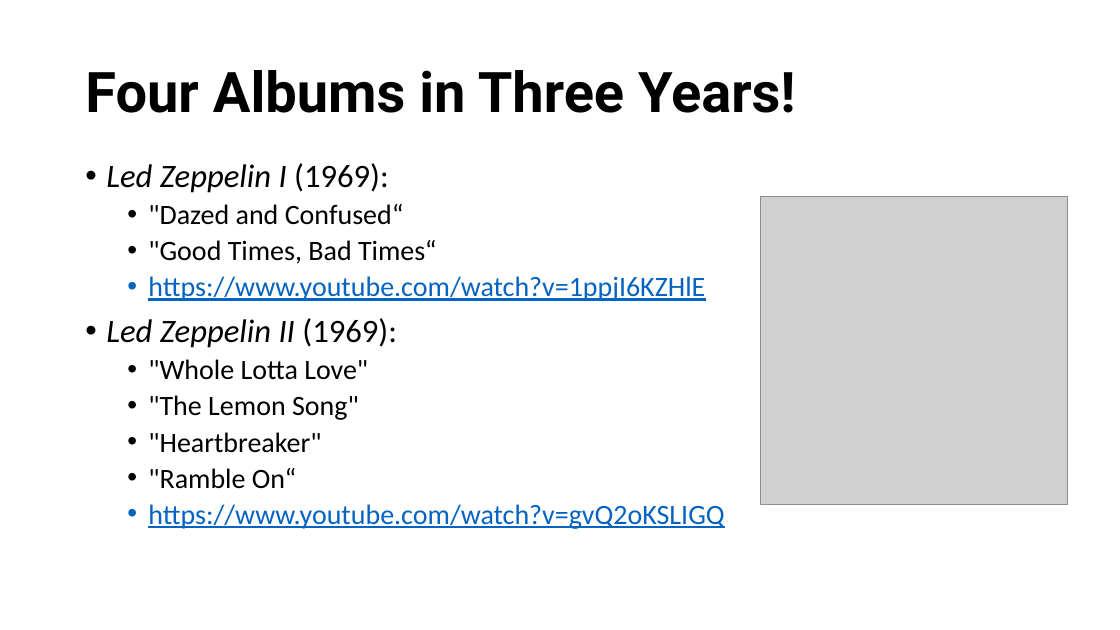
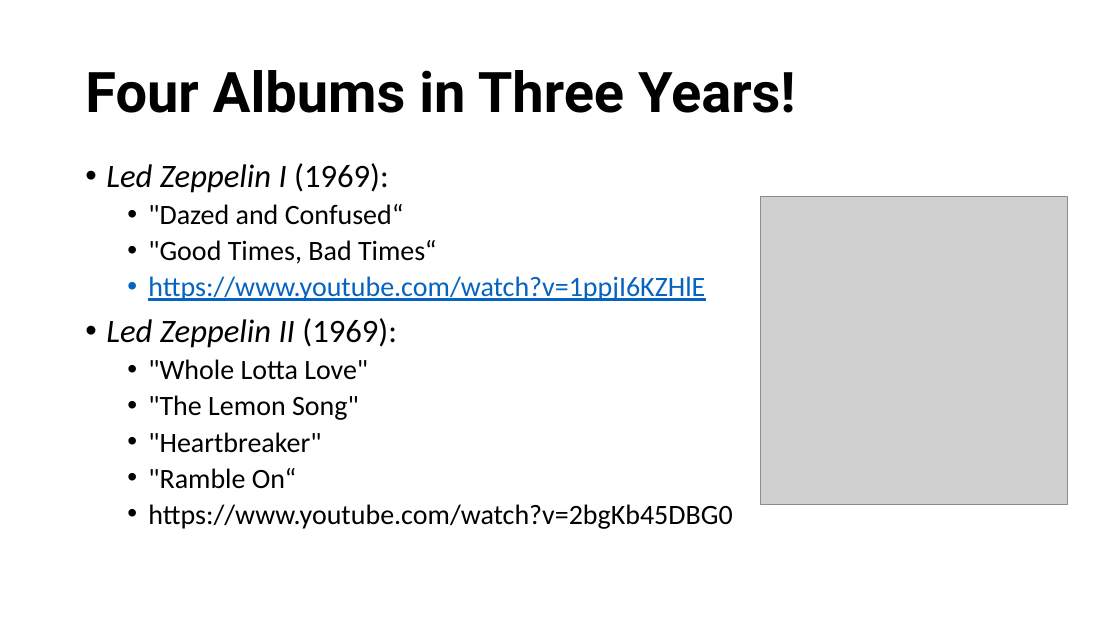
Before and after one commit to mrbaker1917/website, a slide deck: slide 3 of HSTR121/ppts/LedZep.pptx. Drawn at 1120x630 pixels with LibreOffice and Linux fonts; fonts in the diff are those of the drawing; grey boxes stand for pictures; background and template pictures are left out. Boxes give left, top, right and bottom in pixels: in the first picture for what was removed or moved away, otherwise in the second. Text is boxed around its words. In the diff, an @@ line names an element or a change of style, - is before the commit and + after.

```diff
--- a/HSTR121/ppts/LedZep.pptx
+++ b/HSTR121/ppts/LedZep.pptx
@@ text at [148, 504, 732, 529]: text changed; text colour #0563C1 to #000000 @@
-  • https://www.youtube.com/watch?v=gvQ2oKSLIGQ
+  • https://www.youtube.com/watch?v=2bgKb45DBG0
```
Also in this commit, not shown: 2 other slides changed, 3 other files.
